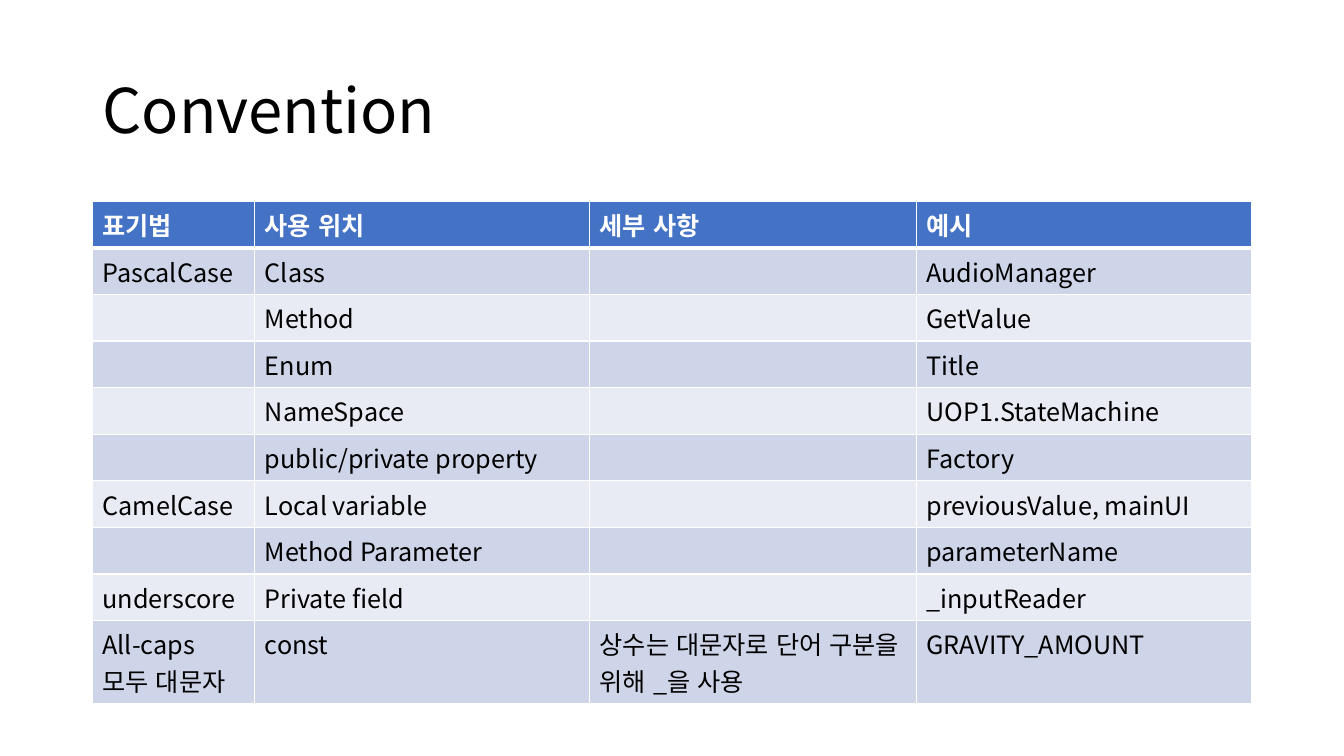
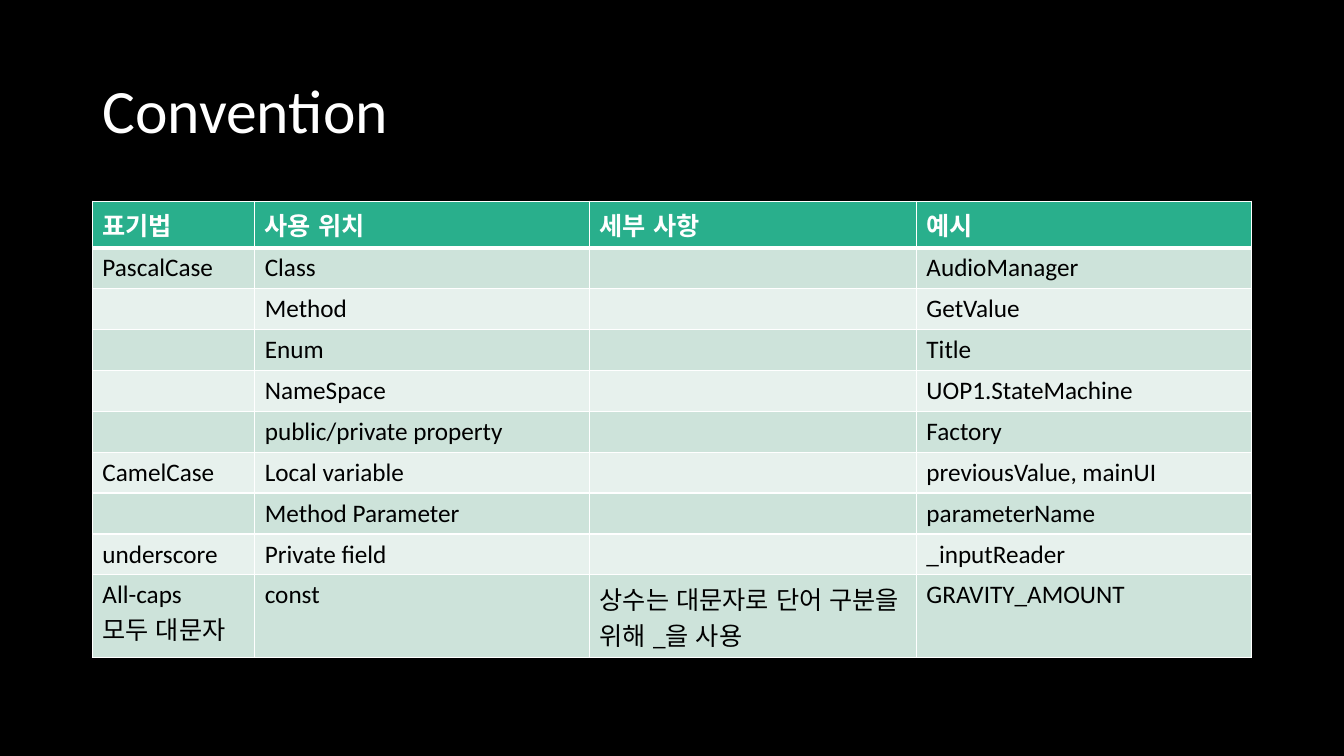
Before and after one commit to eungyukm/UnityCodeConvention, a slide deck: slide 4 of Doc/Code Convention.pptx. Drawn at 1344x756 pixels with LibreOffice and Linux fonts; fonts in the diff are those of the drawing. Boxes give left, top, right and bottom in pixels: in the first picture for what was removed or moved away, otherwise in the second. Text is boxed around its words. In the diff, an @@ line names an element or a change of style, - is before the commit and + after.

```diff
--- a/Doc/Code Convention.pptx
+++ b/Doc/Code Convention.pptx
@@ background #FFFFFF to #000000 @@
@@ title "Convention" at (102, 90, 387, 134): font Noto Sans CJK KR to Calibri, text colour #000000 to #FFFFFF @@
@@ table at (93, 202, 1251, 653) @@
@@ fill #4472C4 to #29AF8C in row 1 @@
@@ fill #CFD5EA to #CDE3DA in 20 cells @@
@@ fill #E9EBF5 to #E8F2EE in 16 cells @@
@@ font Noto Sans CJK KR to Calibri @@
```
Also in this commit, not shown: 9 other slides changed, 2 other files.
